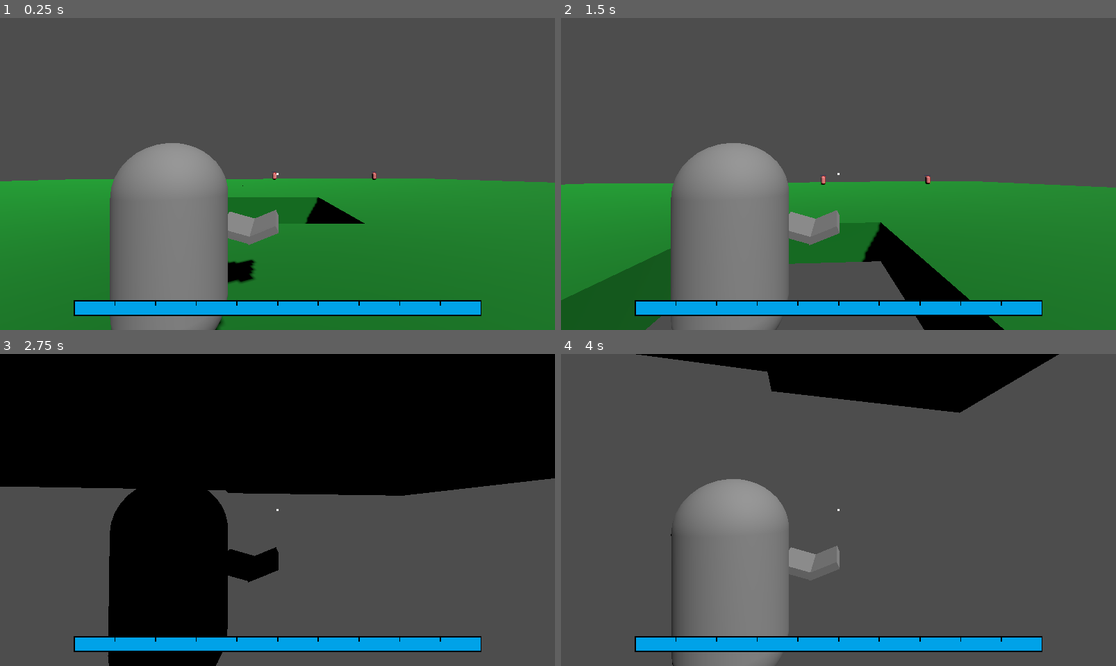
Above: before the commit, frames 1-4 (two rows, left to right).
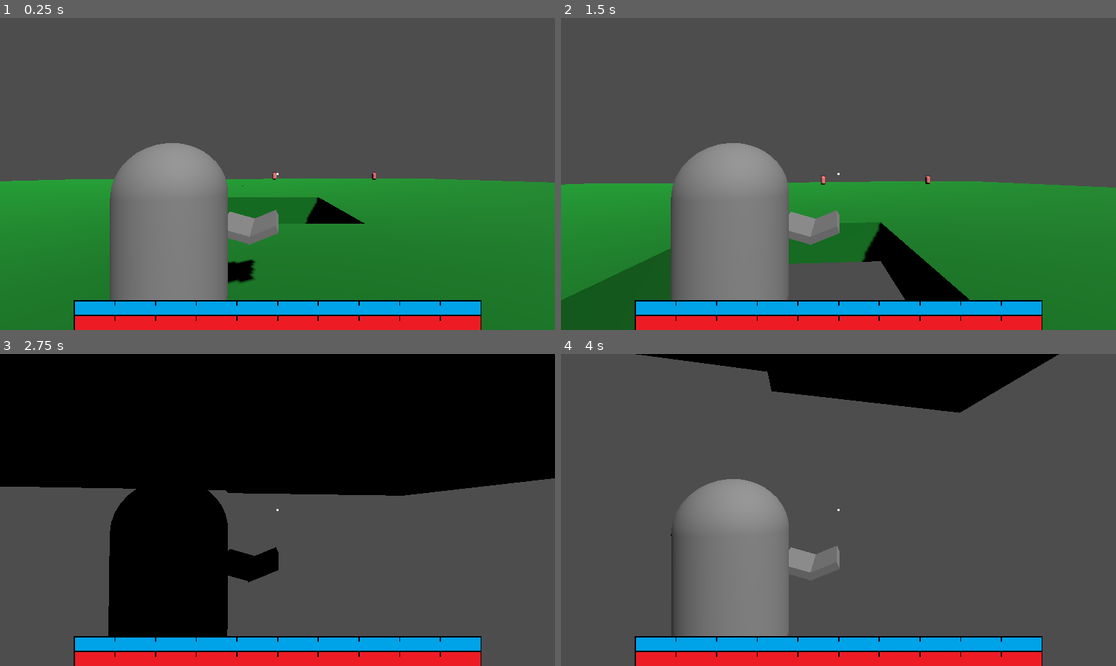
Above: after the commit, the same moments.

Repository: Tuocs/Project-Magic
Game: Godot game, scene res://Scenes/instant_manual_cast_main.tscn
Same seed, same stepped clock (60 frames per second), same inputs: the game is played once before the commit and once after it. This scene is started directly instead of the project's main scene.
Inputs (mouse positions are in pixels of both pictures, inside the frame that each line leads up to):
- Up to frame 1 (0.25 s): no input
- Up to frame 2 (1.5 s): tap Enter at 0.5 s; move the mouse to (866, 174) at 0.52 s; hold Alt (edit_magic) 0.53-1.28 s; hold W (move_forward) from 0.53 s (still down); tap Space (jump) at 0.77 s; move the mouse to (810, 174) at 1.27 s; tap 2 (magic_aura) at 1.35 s
- Up to frame 3 (2.75 s): keep holding W (move_forward); tap Space (jump) at 1.52 s; move the mouse to (288, 503) at 2.02 s; tap 4 (magic_blast) at 2.1 s
- Up to frame 4 (4 s): keep holding W (move_forward); move the mouse to (832, 516) at 2.77 s; click (832, 516) at 2.85 s; tap Space (jump) at 3.02, 3.77 s; move the mouse to (877, 513) at 3.52 s; tap 1 (magic_projectile) at 3.6 s

The runs differ from the first frame. In frame 1, 3.3% of the frame differs, in the area x 13-87%, y 95-100%; in frame 2, 3.3%; in frame 3, 3.3%; in frame 4, 3.3%.

Commit message:
player hp

Diff:
--- a/Prefabs/manual_cast_player.tscn
+++ b/Prefabs/manual_cast_player.tscn
@@ -20,7 +20,7 @@
 
 [sub_resource type="PrismMesh" id="PrismMesh_kgmex"]
 
-[node name="Player" type="CharacterBody3D" node_paths=PackedStringArray("shoot_transform_spot", "shoot_rotate_spot", "book_displays")]
+[node name="Player" type="CharacterBody3D" node_paths=PackedStringArray("shoot_transform_spot", "shoot_rotate_spot", "book_displays") groups=["Player"]]
 script = ExtResource("1_w1kf8")
 shoot_transform_spot = NodePath("Node3D/Node3D")
 shoot_rotate_spot = NodePath("SpringArm3D")
--- a/Prefabs/manual_cast_ui.tscn
+++ b/Prefabs/manual_cast_ui.tscn
@@ -17,6 +17,8 @@
 [ext_resource type="Texture2D" uid="uid://bwsku3h4hp3wd" path="res://Assets/textures/red_mana.png" id="12_xe0iw"]
 [ext_resource type="Texture2D" uid="uid://bmk4c3o2od34w" path="res://Assets/textures/green_mana.png" id="13_urajh"]
 [ext_resource type="Texture2D" uid="uid://cp2llsu1ys04v" path="res://Assets/textures/empty_select.png" id="14_cr8wu"]
+[ext_resource type="Texture2D" uid="uid://b1pprfj8c87ep" path="res://Assets/textures/hp bg.tres" id="18_xe0iw"]
+[ext_resource type="Texture2D" uid="uid://5pa7gi602erb" path="res://Assets/textures/hp fill.tres" id="19_urajh"]
 
 [node name="Cast UI" type="Control" node_paths=PackedStringArray("crystals")]
 layout_mode = 3
@@ -575,6 +577,36 @@
 texture_over = ExtResource("4_iglr6")
 texture_progress = ExtResource("6_6b4wp")
 
+[node name="HP Bar" type="Control" parent="."]
+layout_mode = 1
+anchors_preset = 12
+anchor_top = 1.0
+anchor_right = 1.0
+anchor_bottom = 1.0
+offset_top = -31.0
+offset_bottom = 31.0
+grow_horizontal = 2
+grow_vertical = 0
+
+[node name="TextureProgressBar" type="TextureProgressBar" parent="HP Bar"]
+texture_filter = 1
+layout_mode = 1
+anchors_preset = 5
+anchor_left = 0.5
+anchor_right = 0.5
+offset_left = -180.5
+offset_right = 180.5
+offset_bottom = 14.0
+grow_horizontal = 2
+scale = Vector2(2.345, 2.345)
+pivot_offset = Vector2(180.5, 0)
+max_value = 1.0
+step = 0.01
+value = 1.0
+texture_under = ExtResource("18_xe0iw")
+texture_over = ExtResource("4_iglr6")
+texture_progress = ExtResource("19_urajh")
+
 [connection signal="gui_input" from="." to="." method="_on_gui_input"]
 [connection signal="crystal_charge_signal" from="Edit Overlay/Spell Details/Crystal2" to="." method="_imbuement_crystal_charge"]
 [connection signal="crystal_charge_signal" from="Edit Overlay/Crystal" to="." method="_spell_crystal_charge"]
--- a/Scripts/cast_ui.gd
+++ b/Scripts/cast_ui.gd
@@ -2,6 +2,7 @@
 
 @onready var edit_overlay = $"Edit Overlay"
 @onready var mana_bar = $"Mana Bar/TextureProgressBar"
+@onready var health_bar = $"HP Bar/TextureProgressBar"
 @onready var spell_details = $"Edit Overlay/Spell Details"
 @onready var selector = $"Edit Overlay/Center/small"
 @onready var player = get_parent()
--- a/Scripts/enemy.gd
+++ b/Scripts/enemy.gd
@@ -29,6 +29,11 @@
 	velocity = new_velocity
 	look_at(player.global_position)
 	combine_move_and_knock(delta)
+	for i in get_slide_collision_count():
+		var collision = get_slide_collision(i)
+		var collider = collision.get_collider()
+		if collider.is_in_group("Player"):
+			collider.hit(5)
 
 func update_hp():
 	hp_fill.scale.x = (float(current_health)/float(max_health))*0.4
--- a/Scripts/manual_cast_player.gd
+++ b/Scripts/manual_cast_player.gd
@@ -20,6 +20,7 @@
 func _ready():
 	super()
 	main_ui = $"Cast UI"
+	main_ui.health_bar.value = current_health
 	if instant_cast:
 		main_ui.instant_cast = instant_cast
 
@@ -171,3 +172,11 @@
 func esc_pause():
 	Input.set_mouse_mode(Input.MOUSE_MODE_VISIBLE)
 	get_tree().change_scene_to_file("res://main_menu.tscn")
+
+
+func update_hp():
+	main_ui.health_bar.value = float(current_health)/float(max_health)
+
+func kill():
+	Input.set_mouse_mode(Input.MOUSE_MODE_VISIBLE)
+	get_tree().change_scene_to_file("res://main_menu.tscn")
--- a/project.godot
+++ b/project.godot
@@ -26,6 +26,7 @@
 Enemy=""
 Unit=""
 Terrain=""
+Player=""
 
 [input]
 
Not shown: 1 places in Prefabs/manual_cast_ui.tscn that only renumber resources
